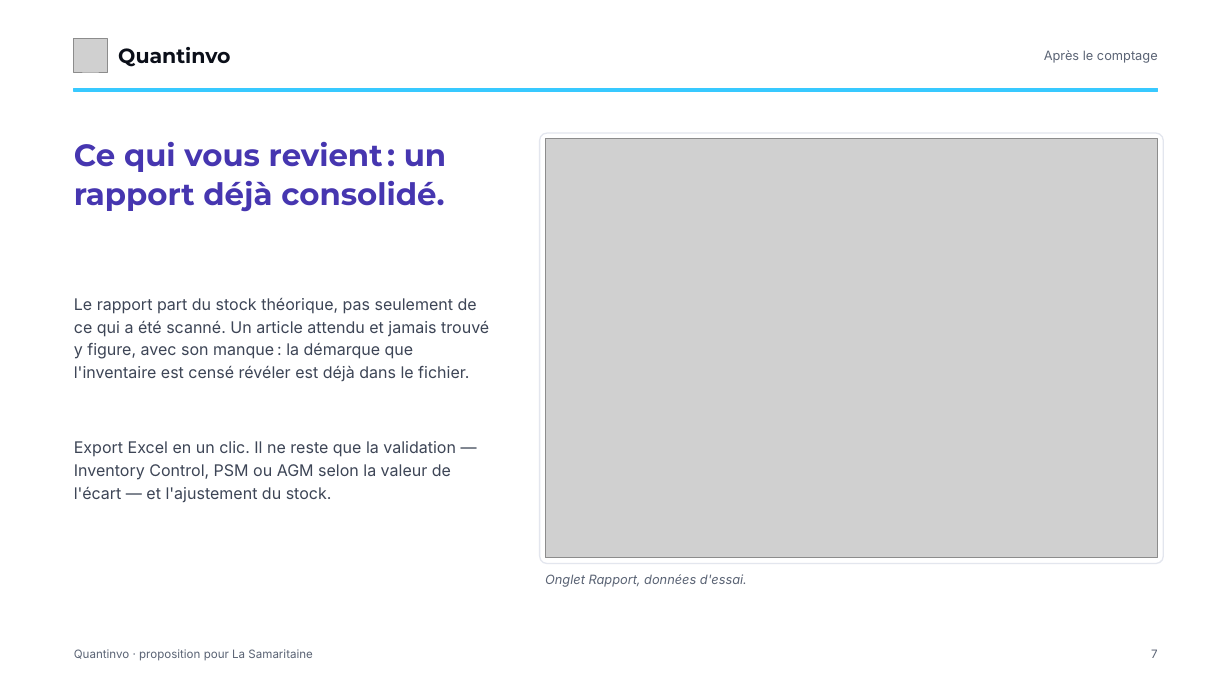
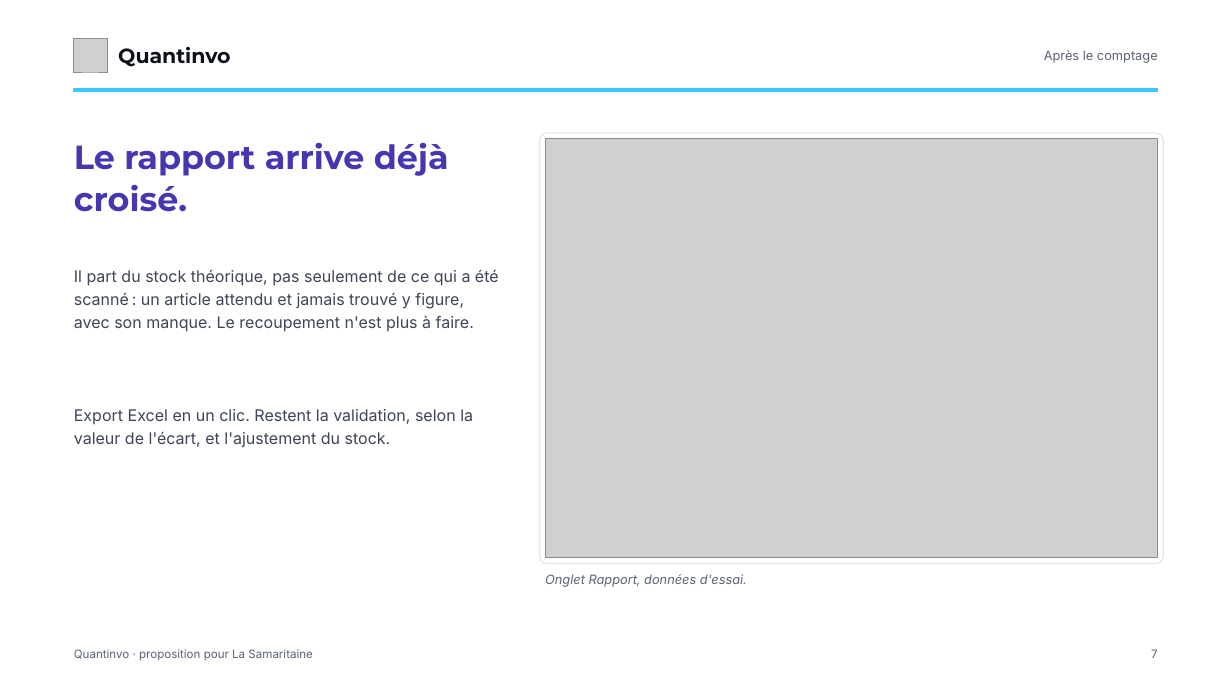
Before and after one commit to devkaylab/Inventaire, a slide deck: slide 7 of docs/entreprise/deck/Quantinvo-Samaritaine-marque.pptx. Drawn at 1232x693 pixels with LibreOffice and Linux fonts; fonts in the diff are those of the drawing; grey boxes stand for pictures. Boxes give left, top, right and bottom in pixels: in the first picture for what was removed or moved away, otherwise in the second. Text is boxed around its words. In the diff, an @@ line names an element or a change of style, - is before the commit and + after.

```diff
--- a/docs/entreprise/deck/Quantinvo-Samaritaine-marque.pptx
+++ b/docs/entreprise/deck/Quantinvo-Samaritaine-marque.pptx
@@ text at [74, 142, 449, 212]: text changed; size 24 to 26 pt @@
-Ce qui vous revient : un rapport déjà consolidé.
+Le rapport arrive déjà croisé.
@@ text at [74, 270, 499, 332]: text changed @@
-Le rapport part du stock théorique, pas seulement de ce qui a été scanné. Un article attendu et jamais trouvé y figure, avec son manque : la démarque que l'inventaire est censé révéler est déjà dans le fichier.
+Il part du stock théorique, pas seulement de ce qui a été scanné : un article attendu et jamais trouvé y figure, avec son manque. Le recoupement n'est plus à faire.
@@ text at [74, 409, 473, 448]: text changed @@
-Export Excel en un clic. Il ne reste que la validation — Inventory Control, PSM ou AGM selon la valeur de l'écart — et l'ajustement du stock.
+Export Excel en un clic. Restent la validation, selon la valeur de l'écart, et l'ajustement du stock.
```
Also in this commit, not shown: 4 other slides changed, 1 slide added, 1 slide removed, 3 other files.
